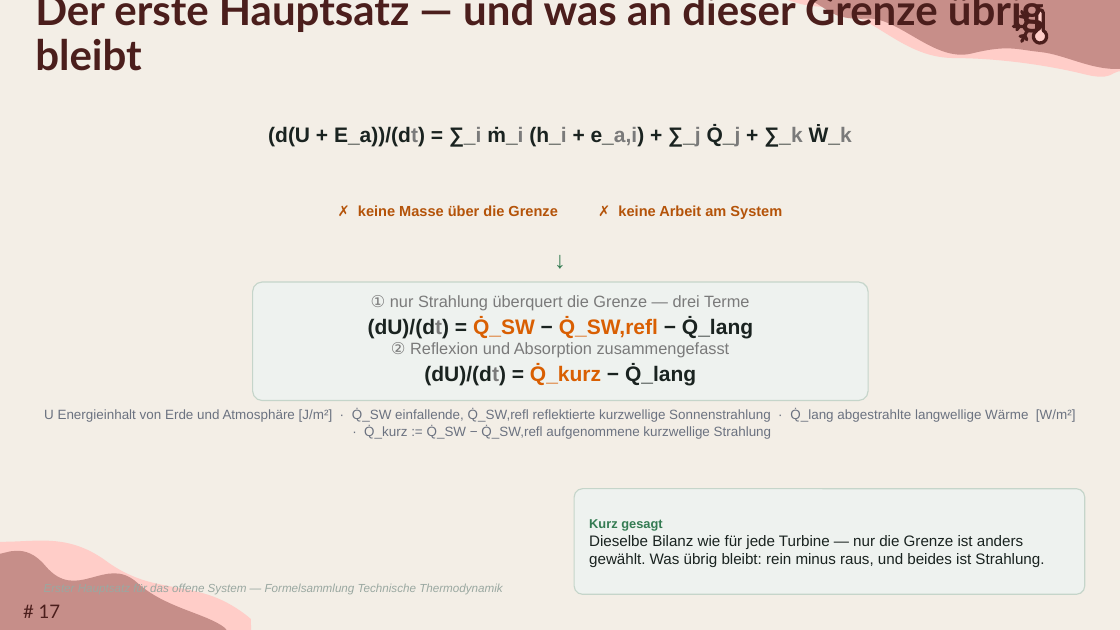
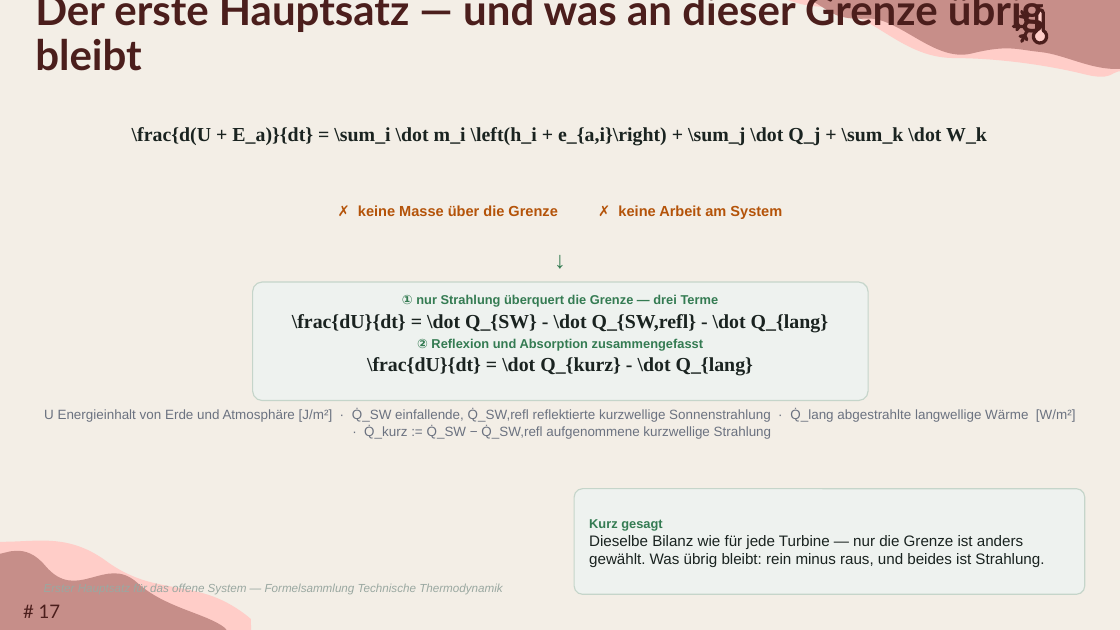
Before and after one commit to TimoDiepers/woodway, a slide deck: slide 17 of docs/slides/dissvortrag.pptx. Drawn at 1120x630 pixels with LibreOffice and Linux fonts; fonts in the diff are those of the drawing; background and template pictures are left out. Boxes give left, top, right and bottom in pixels: in the first picture for what was removed or moved away, otherwise in the second. Text is boxed around its words. In the diff, an @@ line names an element or a change of style, - is before the commit and + after.

```diff
--- a/docs/slides/dissvortrag.pptx
+++ b/docs/slides/dissvortrag.pptx
@@ text at (x1=132, y1=127, x2=987, y2=146): text changed; size 18 to 17 pt; font Arial to Times New Roman @@
-(d(U + E_a))/(dt) = ∑_i ṁ_i (h_i + e_a,i) + ∑_j Q̇_j + ∑_k Ẇ_k
+\frac{d(U + E_a)}{dt} = \sum_i \dot m_i \left(h_i + e_{a,i}\right) + \sum_j \dot Q_j + \sum_k \dot W_k
@@ text at (x1=402, y1=294, x2=719, y2=351): size 14 to 11 pt, text colour #7A7A7A to #347B52, bold on in "① nur Strahlung überquert die Grenze — ...", "② Reflexion und Absorption zusammengefasst"; more space between paragraphs @@
@@ text at (x1=292, y1=314, x2=828, y2=332): text changed; size 18 to 17 pt; font Arial to Times New Roman @@
-(dU)/(dt) = Q̇_SW − Q̇_SW,refl − Q̇_lang
+\frac{dU}{dt} = \dot Q_{SW} - \dot Q_{SW,refl} - \dot Q_{lang}
@@ text at (x1=367, y1=357, x2=753, y2=376): text changed; size 18 to 17 pt; font Arial to Times New Roman @@
-(dU)/(dt) = Q̇_kurz − Q̇_lang
+\frac{dU}{dt} = \dot Q_{kurz} - \dot Q_{lang}
```
Also in this commit, not shown: 9 other slides changed, 1 slide removed, 4 other files.
